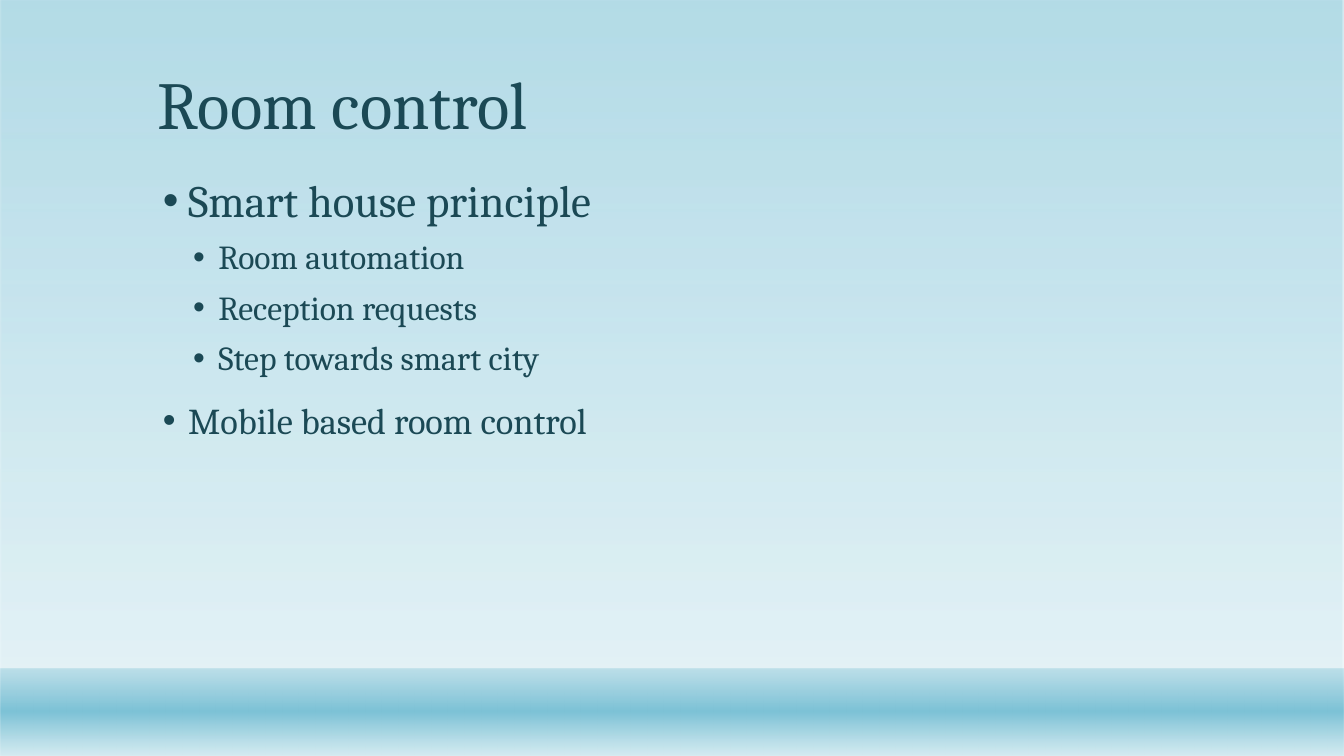
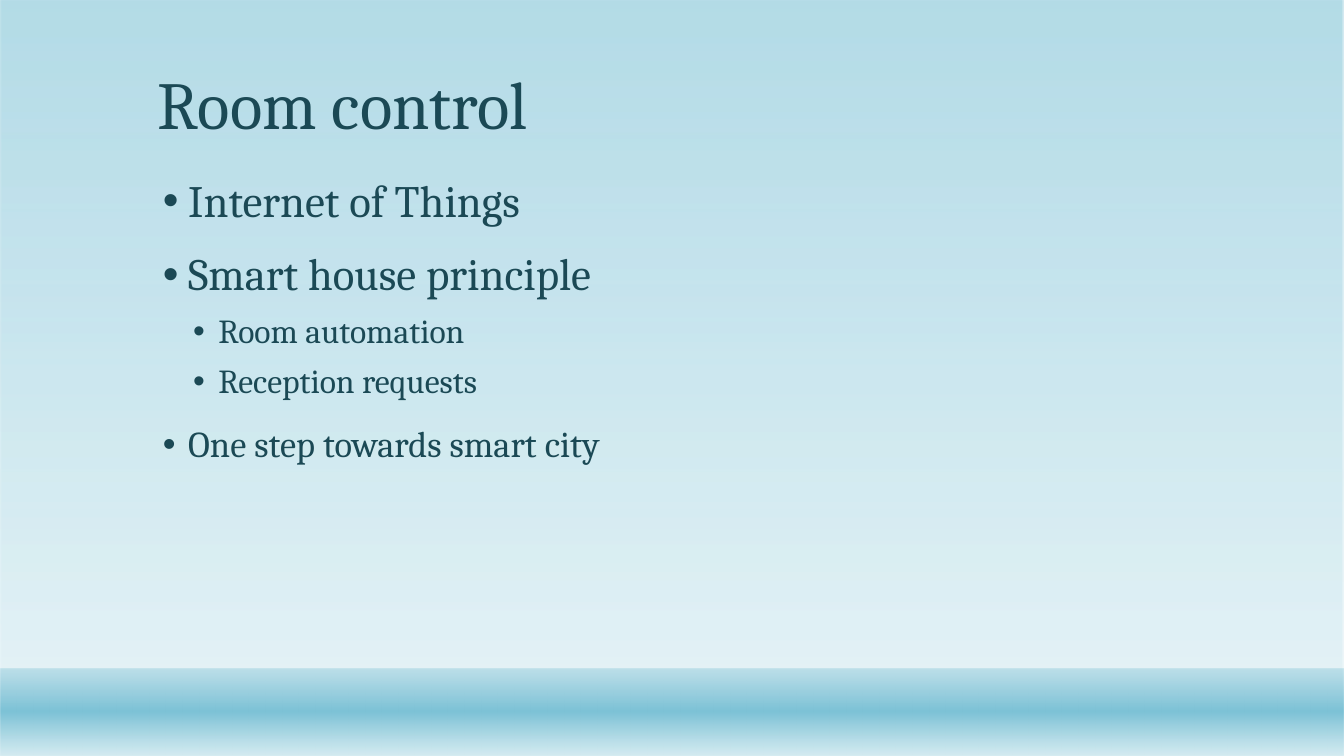
Before and after one commit to Pyranth/hackathonPort2018, a slide deck: slide 3 of Digital Porto.pptx. Drawn at 1344x756 pixels with LibreOffice and Linux fonts; fonts in the diff are those of the drawing; background and template pictures are left out. Boxes give left, top, right and bottom in pixels: in the first picture for what was removed or moved away, otherwise in the second. Text is boxed around its words. In the diff, an @@ line names an element or a change of style, - is before the commit and + after.

Commit message:
Pptx final

```diff
--- a/Digital Porto.pptx
+++ b/Digital Porto.pptx
@@ text at (188,185,520,227): paragraph added @@
+• Internet of Things
@@ text at (188,432,600,465): text changed @@
-  • Step towards smart city
-• Mobile based room control
+• One step towards smart city
```
Also in this commit, not shown: 1 other slide changed.
